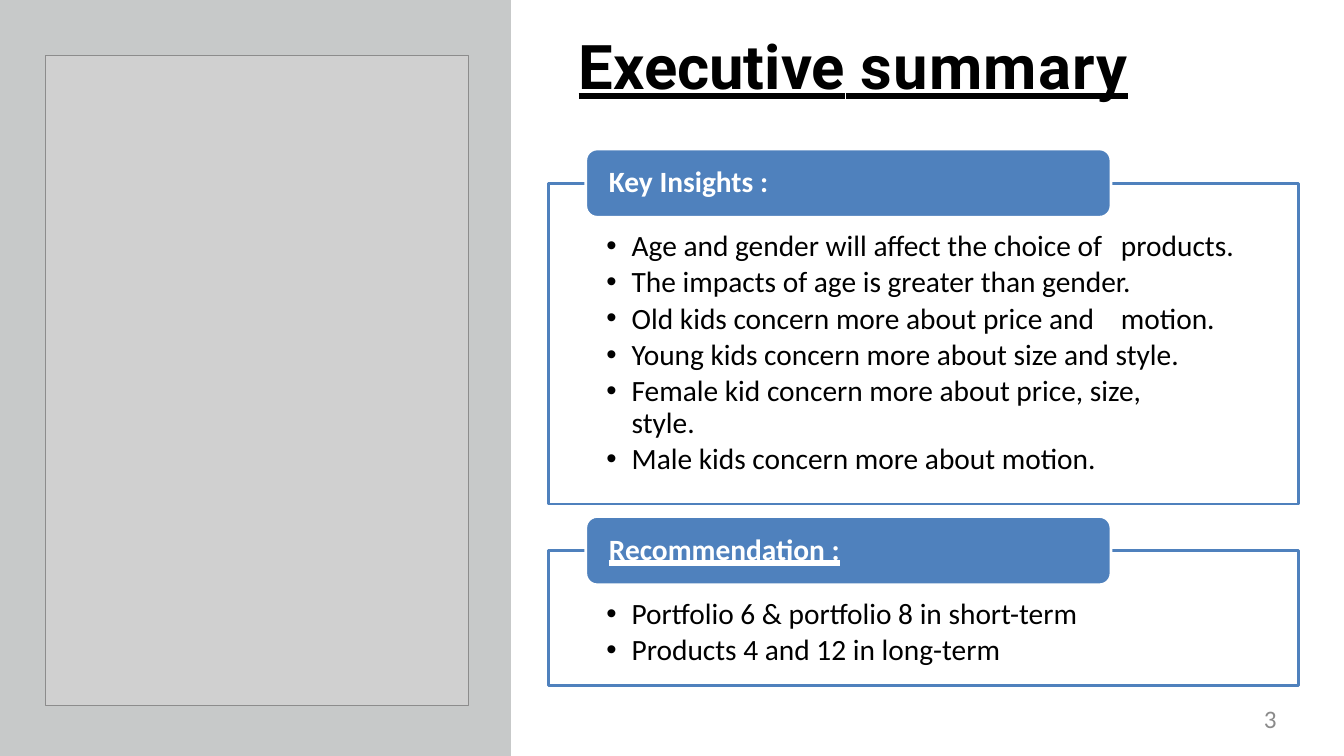
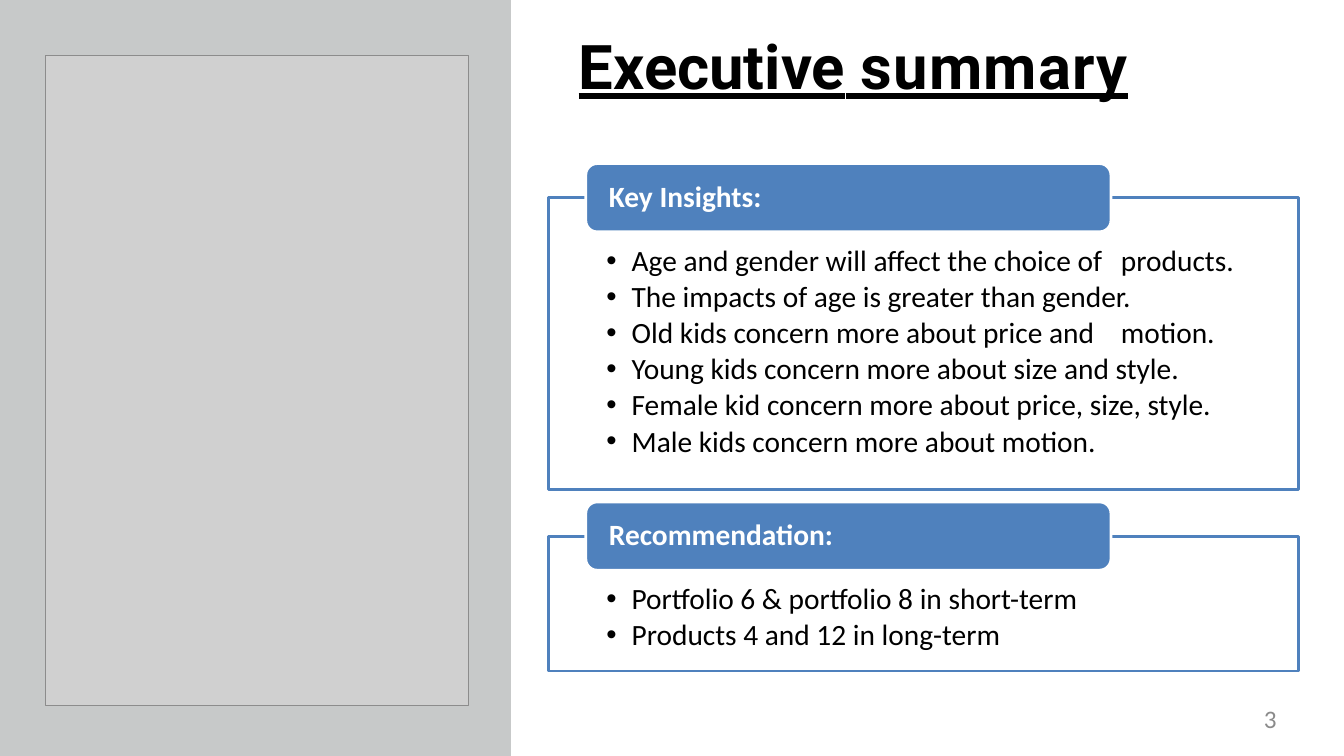
Before and after one commit to sharmasurbhii753/toy-horse-case, a slide deck: slide 3 of Toy Horse Case.pptx. Drawn at 1344x756 pixels with LibreOffice and Linux fonts; fonts in the diff are those of the drawing; grey boxes stand for pictures. Boxes give left, top, right and bottom in pixels: in the first picture for what was removed or moved away, otherwise in the second. Text is boxed around its words. In the diff, an @@ line names an element or a change of style, - is before the commit and + after.

```diff
--- a/Toy Horse Case.pptx
+++ b/Toy Horse Case.pptx
@@ rounded rectangle moved from (x1=586, y1=149, x2=1111, y2=218) to (x1=586, y1=163, x2=1111, y2=232) @@
@@ text "Age and gender will affect ..." rewrapped from (x1=632, y1=235, x2=1234, y2=470) to (x1=632, y1=250, x2=1234, y2=453) @@
@@ rectangle resized from (x1=548, y1=184, x2=1299, y2=504) to (x1=548, y1=198, x2=1299, y2=489) @@
@@ text at (x1=609, y1=186, x2=762, y2=212): spaces changed @@
-Key Insights :
+Key Insights:
@@ 1 text, 1 rounded rectangle, 1 rectangle moved together from (x1=548, y1=516, x2=1299, y2=686) to (x1=548, y1=502, x2=1299, y2=671) @@
@@ text at (x1=609, y1=524, x2=833, y2=545): spaces changed @@
-Recommendation :
+Recommendation:
```
